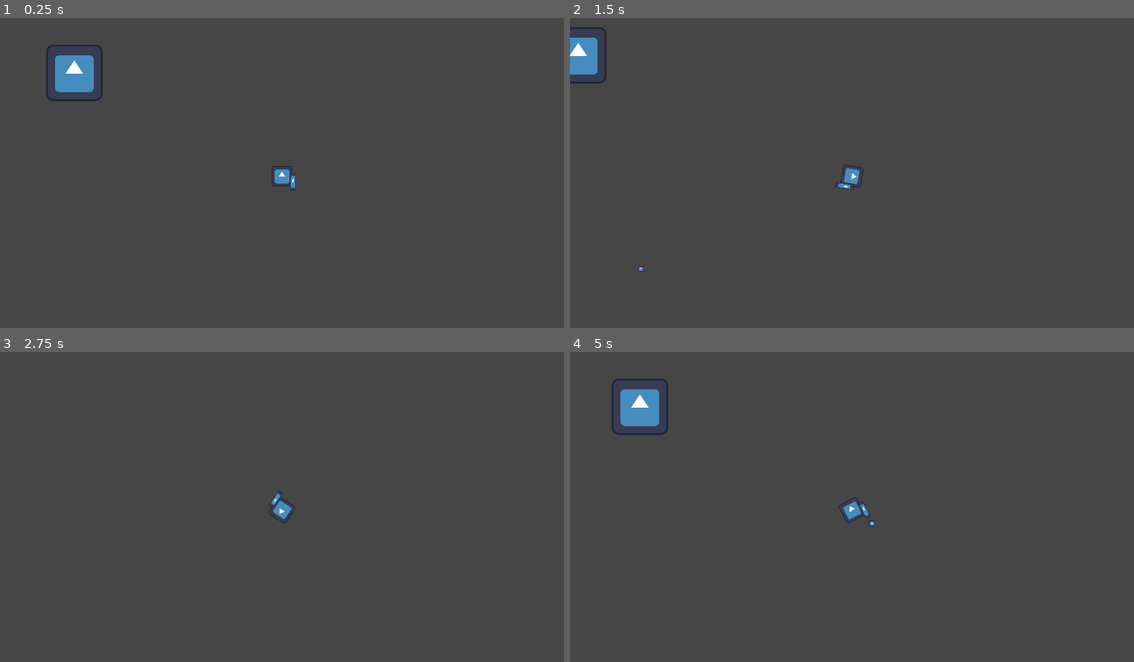
Above: before the commit, frames 1-4 (two rows, left to right).
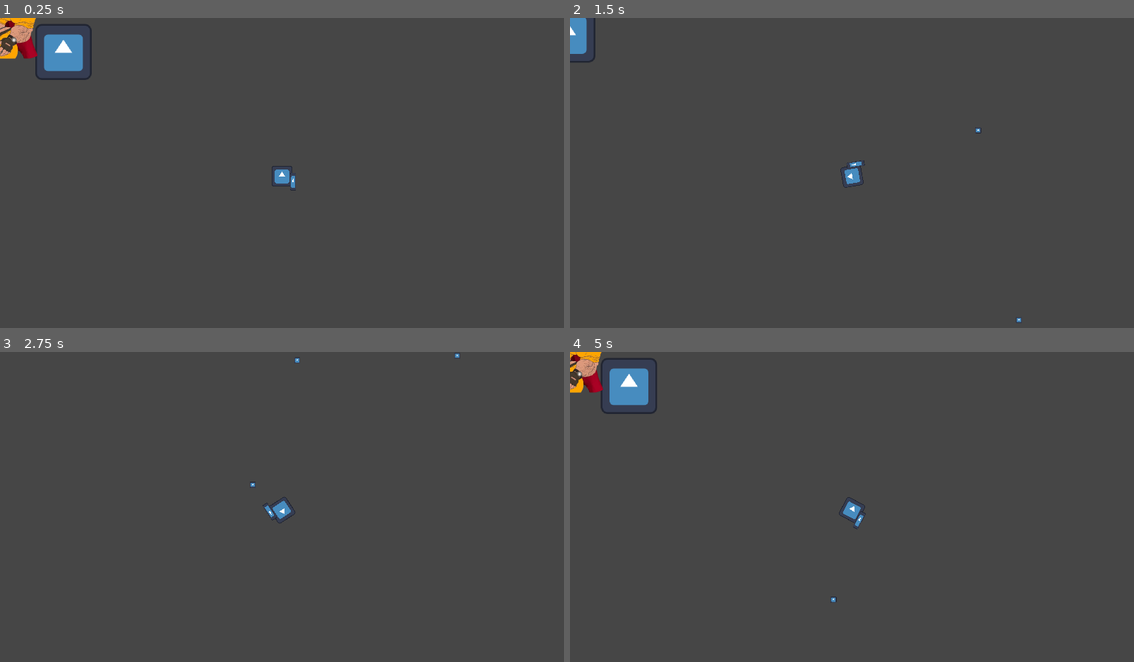
Above: after the commit, the same moments.

Repository: Kovalevskyi-Roman/MGE-Hunting
Game: Godot game, scene res://Scene/Level/level.tscn
The game is run twice, just before and just after one commit, with the same random seed, the same clock (stepped at 60 frames per second) and the same inputs. The engine's default icon, where the game draws it, is replaced by a stand-in: a white triangle on a blue panel in a dark square. Sound files missing from this copy of the repository are replaced by a short silence.
Inputs (mouse positions are in pixels of both pictures, inside the frame that each line leads up to):
- Up to frame 1 (0.25 s): no input
- Up to frame 2 (1.5 s): tap Enter at 0.5 s; move the mouse to (976, 160) at 0.52 s; press the mouse at (976, 160) at 0.53 s; hold D (right) 0.53-1.28 s; right-click (976, 160) at 0.8 s; move the mouse to (739, 191) at 1.27 s; release the mouse at (739, 191) at 1.28 s; hold S (down) from 1.28 s (still down); right-click (739, 191) at 1.35 s
- Up to frame 3 (2.75 s): click (169, 525) at 1.55 s; move the mouse to (338, 441) at 2.02 s; release S (down) at 2.03 s; press the mouse at (338, 441) at 2.03 s; hold D (right) from 2.03 s (still down); right-click (338, 441) at 2.3 s
- Up to frame 4 (5 s): tap Space at 2.75 s; move the mouse to (823, 572) at 2.77 s; release D (right) at 2.78 s; release the mouse at (823, 572) at 2.78 s; hold W (up) 2.78-3.53 s; right-click (823, 572) at 2.85 s; click (823, 572) at 3.05 s; tap Enter at 3.5 s; move the mouse to (1021, 556) at 3.52 s; press the mouse at (1021, 556) at 3.53 s; hold A (left) from 3.53 s (still down); right-click (1021, 556) at 3.8 s; move the mouse to (682, 463) at 4.27 s; release the mouse at (682, 463) at 4.28 s; right-click (682, 463) at 4.35 s; click (682, 463) at 4.55 s

The runs differ from the first frame. In frame 1, 2.2% of the frame differs, in the area x 0-19%, y 0-27%; in frame 2, 1.0%; in frame 3, 0.2%; in frame 4, 2.3%, in the area x 0-55%, y 0-81%.

Commit message:
готовый враг и спавнер

Diff:
--- a/Scene/Bullets/bullet.gd
+++ b/Scene/Bullets/bullet.gd
@@ -1,6 +1,6 @@
 extends CharacterBody2D
 
-var speed = 22
+var speed = 23
 
 func _physics_process(_delta: float) -> void:
 	move_and_collide(velocity)
@@ -8,7 +8,13 @@
 func create_bullet(rotation_player):
 	velocity = Vector2.from_angle(rotation_player) * speed
 
-func _on_area_2d_body_entered(body: Node2D) -> void:
-	if body.is_in_group("Enemies"):
-		body.hp -= 10
+func _on_area_2d_area_entered(area: Area2D) -> void:
+	var area_parent = area.get_parent()
+	if area_parent.died == true:
+		return
+	if area.is_in_group("Enemies"):
+		area_parent.hp -= 10
 	queue_free()
+
+func _on_visible_on_screen_notifier_2d_screen_exited() -> void:
+	queue_free()
--- a/Scene/Bullets/bullet.tscn
+++ b/Scene/Bullets/bullet.tscn
@@ -12,7 +12,7 @@
 [node name="Bullet" type="CharacterBody2D"]
 scale = Vector2(0.15999824, 0.15999824)
 collision_layer = 0
-collision_mask = 4
+collision_mask = 0
 script = ExtResource("1_xu70r")
 
 [node name="Sprite2D" type="Sprite2D" parent="."]
@@ -29,4 +29,7 @@
 [node name="CollisionShape2D" type="CollisionShape2D" parent="Area2D"]
 shape = SubResource("RectangleShape2D_mcs18")
 
-[connection signal="body_entered" from="Area2D" to="." method="_on_area_2d_body_entered"]
+[node name="VisibleOnScreenNotifier2D" type="VisibleOnScreenNotifier2D" parent="."]
+
+[connection signal="area_entered" from="Area2D" to="." method="_on_area_2d_area_entered"]
+[connection signal="screen_exited" from="VisibleOnScreenNotifier2D" to="." method="_on_visible_on_screen_notifier_2d_screen_exited"]
--- a/Scene/Enemies/MGE Soldat.tscn
+++ b/Scene/Enemies/MGE Soldat.tscn
@@ -1,23 +1,75 @@
-[gd_scene load_steps=5 format=3 uid="uid://b4mg4mdedkirl"]
+[gd_scene load_steps=10 format=3 uid="uid://b4mg4mdedkirl"]
 
 [ext_resource type="PackedScene" uid="uid://b84swngxplb21" path="res://Scene/Enemies/base_enemy.tscn" id="1_128ih"]
 [ext_resource type="Texture2D" uid="uid://6lpjtcfadrqa" path="res://Sprites/MGE Soldat (1).png" id="2_128ih"]
+[ext_resource type="Script" uid="uid://djq3yhch08lwg" path="res://Scene/Enemies/mge_soldat.gd" id="2_udn5o"]
+[ext_resource type="AudioStream" uid="uid://b6e4eb8btsjke" path="res://Sounds/audio_2025-10-23_15-27-12 (online-audio-converter.com).wav" id="3_36ho0"]
+
+[sub_resource type="Animation" id="Animation_udn5o"]
+length = 0.001
+tracks/0/type = "value"
+tracks/0/imported = false
+tracks/0/enabled = true
+tracks/0/path = NodePath("..:modulate")
+tracks/0/interp = 1
+tracks/0/loop_wrap = true
+tracks/0/keys = {
+"times": PackedFloat32Array(0),
+"transitions": PackedFloat32Array(1),
+"update": 0,
+"values": [Color(1, 1, 1, 1)]
+}
+
+[sub_resource type="Animation" id="Animation_36ho0"]
+resource_name = "new_animation"
+tracks/0/type = "value"
+tracks/0/imported = false
+tracks/0/enabled = true
+tracks/0/path = NodePath("..:modulate")
+tracks/0/interp = 1
+tracks/0/loop_wrap = true
+tracks/0/keys = {
+"times": PackedFloat32Array(0, 1),
+"transitions": PackedFloat32Array(1, 1),
+"update": 0,
+"values": [Color(1, 1, 1, 1), Color(1, 1, 1, 0)]
+}
+
+[sub_resource type="AnimationLibrary" id="AnimationLibrary_0xinw"]
+_data = {
+&"RESET": SubResource("Animation_udn5o"),
+&"new_animation": SubResource("Animation_36ho0")
+}
 
 [sub_resource type="CircleShape2D" id="CircleShape2D_lrmch"]
 radius = 55.29725
 
-[sub_resource type="CircleShape2D" id="CircleShape2D_iix5k"]
-radius = 38.259224
+[sub_resource type="RectangleShape2D" id="RectangleShape2D_iix5k"]
+size = Vector2(48.666668, 32.038002)
 
 [node name="MGE Soldat" instance=ExtResource("1_128ih")]
+scale = Vector2(1.5, 1.5)
+script = ExtResource("2_udn5o")
+
+[node name="AnimationPlayer" parent="." index="0"]
+libraries = {
+&"": SubResource("AnimationLibrary_0xinw")
+}
 
 [node name="Sprite2D" parent="." index="2"]
 scale = Vector2(0.12162162, 0.12162162)
 texture = ExtResource("2_128ih")
 
+[node name="Area2D" parent="." index="3" groups=["Enemies"]]
+
 [node name="CollisionShape2D" parent="Area2D" index="0"]
 shape = SubResource("CircleShape2D_lrmch")
 
 [node name="CollisionShape2D" parent="." index="4" groups=["Enemies"]]
-position = Vector2(0, 1)
-shape = SubResource("CircleShape2D_iix5k")
+position = Vector2(0, 32.019005)
+shape = SubResource("RectangleShape2D_iix5k")
+
+[node name="AudioStreamPlayer2D" parent="." index="5"]
+stream = ExtResource("3_36ho0")
+volume_db = -20.0
+pitch_scale = 1.0
--- a/Scene/Enemies/base_enemy.gd
+++ b/Scene/Enemies/base_enemy.gd
@@ -1,6 +1,8 @@
 extends CharacterBody2D
 
 var speed = 230
+@onready var die_sound = $AudioStreamPlayer2D
+var died = false
 
 enum {
 	CHASE,
@@ -31,17 +33,24 @@
 	move_and_slide()
 
 func chase():
-	var direction = (Globals.player_pos - self.position).normalized()
-	velocity = speed * direction
-	if direction.x < 0:
-		$Sprite2D.flip_h = true
+	if died != true:
+		var direction = (Globals.player_pos - self.position).normalized()
+		velocity = speed * direction
+		if direction.x < 0:
+			$Sprite2D.flip_h = true
+		else:
+			$Sprite2D.flip_h = false
 	else:
-		$Sprite2D.flip_h = false
+		velocity = Vector2.ZERO
 
 func die():
+	died = true
+	if die_sound.playing:
+		return
+	die_sound.play()
+	await die_sound.finished
 	queue_free()
 
-
 func _on_area_2d_body_entered(body: Node2D) -> void:
-	if body.name == "Player":
+	if body.name == "Player" and died != true:
 		body.hp -= 1
--- a/Scene/Enemies/base_enemy.tscn
+++ b/Scene/Enemies/base_enemy.tscn
@@ -4,7 +4,7 @@
 
 [node name="BaseEnemy" type="CharacterBody2D" groups=["Enemies"]]
 collision_layer = 4
-collision_mask = 15
+collision_mask = 13
 script = ExtResource("1_k7620")
 
 [node name="AnimationPlayer" type="AnimationPlayer" parent="."]
@@ -22,4 +22,9 @@
 
 [node name="CollisionShape2D" type="CollisionShape2D" parent="."]
 
+[node name="AudioStreamPlayer2D" type="AudioStreamPlayer2D" parent="."]
+volume_db = -10.0
+pitch_scale = 1.1
+panning_strength = 0.23
+
 [connection signal="body_entered" from="Area2D" to="." method="_on_area_2d_body_entered"]
--- /dev/null
+++ b/Scene/Enemies/mge_soldat.gd
@@ -0,0 +1,10 @@
+extends "res://Scene/Enemies/base_enemy.gd"
+
+func die():
+	died = true
+	$AnimationPlayer.play("new_animation")
+	if die_sound.playing:
+		return
+	die_sound.play()
+	await die_sound.finished
+	queue_free()
--- a/Scene/Level/level.tscn
+++ b/Scene/Level/level.tscn
@@ -1,8 +1,9 @@
-[gd_scene load_steps=6 format=4 uid="uid://cv38gfqsixue"]
+[gd_scene load_steps=7 format=4 uid="uid://cv38gfqsixue"]
 
 [ext_resource type="PackedScene" uid="uid://cbher3l5w80uh" path="res://Scene/Player/player.tscn" id="1_4jjjg"]
 [ext_resource type="Texture2D" uid="uid://fb13te486cd1" path="res://TileSet/pixil-frame-0 (36).png" id="1_rxcpp"]
-[ext_resource type="PackedScene" path="res://Scene/spawner.tscn" id="3_x20r8"]
+[ext_resource type="PackedScene" uid="uid://dlxt0hvp8upfk" path="res://Scene/spawner.tscn" id="3_x20r8"]
+[ext_resource type="PackedScene" uid="uid://drfkfwerymvrp" path="res://Scene/Enemies/boss.tscn" id="4_rereq"]
 
 [sub_resource type="TileSetAtlasSource" id="TileSetAtlasSource_rereq"]
 texture = ExtResource("1_rxcpp")
@@ -26,7 +27,9 @@
 position = Vector2(961, 541)
 scale = Vector2(0.7, 0.7)
 
+[node name="Spawner" parent="." instance=ExtResource("3_x20r8")]
+position = Vector2(217, 117)
+
 [node name="Enemies" type="Node2D" parent="."]
 
-[node name="Spawner" parent="." instance=ExtResource("3_x20r8")]
-position = Vector2(254, 188)
+[node name="Boss" parent="Enemies" instance=ExtResource("4_rereq")]
--- a/Scene/Player/player.gd
+++ b/Scene/Player/player.gd
@@ -51,10 +51,9 @@
 
 func rotate_player():
 	if Input.is_action_pressed("rotate_left"):
+		rotation_degrees -= 2.7
+	if Input.is_action_pressed("rotate_right"):
 		rotation_degrees += 2.7
-	if Input.is_action_pressed("rotate_right"):
-		rotation_degrees -= 2.7
-
 
 func die_player():
 	queue_free()
--- a/Scene/Player/player.tscn
+++ b/Scene/Player/player.tscn
@@ -9,7 +9,6 @@
 
 [node name="Player" type="CharacterBody2D"]
 collision_layer = 2
-collision_mask = 5
 script = ExtResource("1_67a6e")
 
 [node name="Sprite2D" type="Sprite2D" parent="."]
@@ -27,6 +26,7 @@
 scale = Vector2(0.22, 0.688)
 
 [node name="ShotTimer" type="Timer" parent="."]
+wait_time = 0.3
 autostart = true
 
 [node name="Marker2D" type="Marker2D" parent="."]
--- a/Scene/spawner.gd
+++ /dev/null
@@ -1,10 +0,0 @@
-extends Node2D
-
-const ENEMY = preload("res://Scene/Enemies/MGE Soldat.tscn")
-
-func _on_spawn_timer_timeout() -> void:
-	var enemy = ENEMY.instantiate()
-	var x = randf_range(1.5, 2)
-	var y = x
-	enemy.scale = Vector2(x, y)
-	$"../Enemies".add_child(enemy)
--- a/Scene/spawner.tscn
+++ b/Scene/spawner.tscn
@@ -1,10 +1,7 @@
-[gd_scene load_steps=4 format=3 uid="uid://dlxt0hvp8upfk"]
+[gd_scene load_steps=3 format=3 uid="uid://dlxt0hvp8upfk"]
 
-[ext_resource type="Script" uid="uid://usnc3ukdkwcg" path="res://Scene/spawner.gd" id="1_dk3fj"]
+[ext_resource type="Script" uid="uid://usnc3ukdkwcg" path="res://Scripts/spawner.gd" id="1_dk3fj"]
 [ext_resource type="Texture2D" uid="uid://d218o7m6a08ly" path="res://icon.svg" id="1_iggod"]
-
-[sub_resource type="CircleShape2D" id="CircleShape2D_dk3fj"]
-radius = 67.95587
 
 [node name="Spawner" type="Node2D"]
 script = ExtResource("1_dk3fj")
@@ -17,9 +14,4 @@
 wait_time = 5.0
 autostart = true
 
-[node name="StaticBody2D" type="StaticBody2D" parent="."]
-
-[node name="CollisionShape2D" type="CollisionShape2D" parent="StaticBody2D"]
-shape = SubResource("CircleShape2D_dk3fj")
-
 [connection signal="timeout" from="SpawnTimer" to="." method="_on_spawn_timer_timeout"]
--- /dev/null
+++ b/Scripts/spawner.gd
@@ -0,0 +1,11 @@
+extends Node2D
+
+const ENEMY = preload("res://Scene/Enemies/MGE Soldat.tscn")
+
+func _on_spawn_timer_timeout() -> void:
+	var enemy = ENEMY.instantiate()
+	var enemy_scale = randf_range(1.5, 2)
+	var spawn_position = self.position - Vector2(randi_range(-200, 200), randi_range(-200, 200))
+	enemy.scale = Vector2(enemy_scale, enemy_scale)
+	enemy.position = spawn_position
+	$"../Enemies".add_child(enemy)
Not shown, added: Scene/Enemies/mge_soldat.gd.uid
Renamed: Scene/spawner.gd.uid -> Scripts/spawner.gd.uid
Not shown, added: Sounds/audio_2025-10-23_15-27-12 (online-audio-converter.com).wav.import
Not shown, added: Sounds/audio_2025-10-23_15-27-12 (online-audio-converter.com).wav
